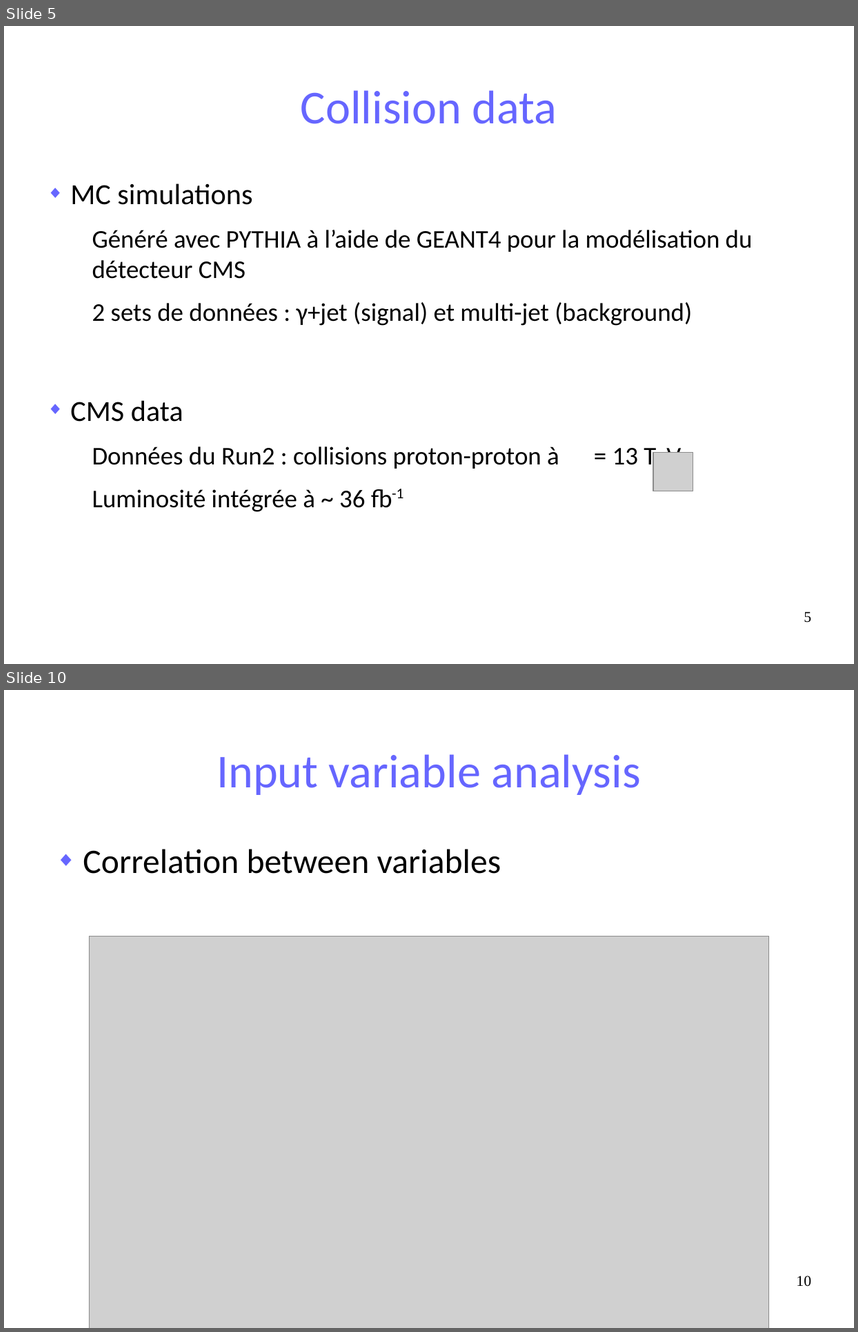
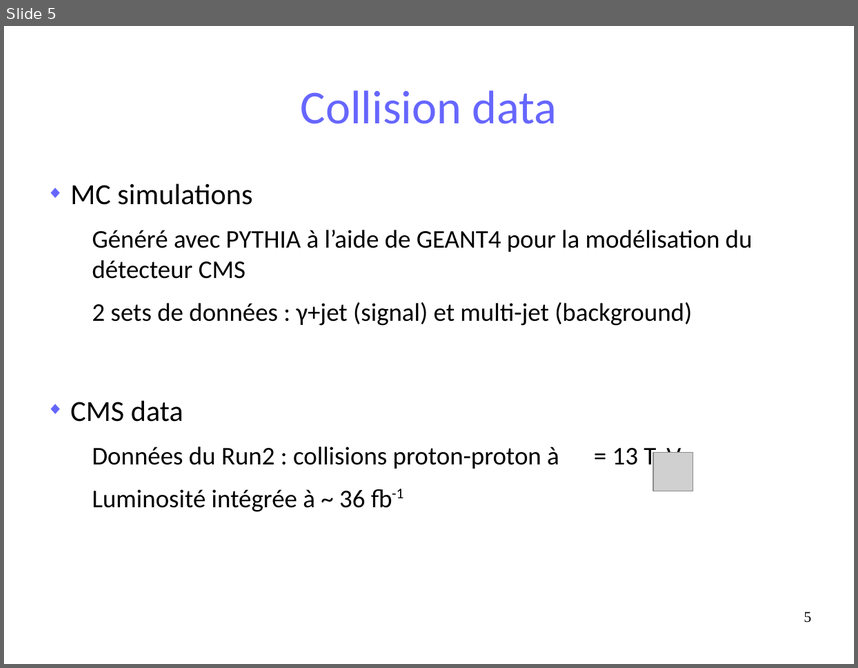
Before and after one commit to maxgiraud/m2_report, a slide deck: soutenance.odp. Shown one above the other, each under a label of ours: slides 5 and 10 before the commit, slide 5 after it; the slides between them are not shown. The pictures are 858x1332 and 858x668 pixels, drawn with LibreOffice and Linux fonts; fonts in the diff are those of the drawing; grey boxes stand for pictures. Boxes give left, top, right and bottom in pixels: in the first picture for what was removed or moved away, otherwise in the second. Text is boxed around its words. In the diff, an @@ line names an element or a change of style, - is before the commit and + after.

```diff
--- a/soutenance.odp
+++ b/soutenance.odp
@@ slide 10 removed at (4, 690, 854, 1328), background #FFFFFF @@
@@ title removed at (217, 754, 640, 795) @@
-Input variable analysis
@@ text removed at (83, 849, 501, 874) @@
-◆ Correlation between variables
@@ picture removed at (89, 936, 769, 1328) @@
@@ page number removed at (796, 1275, 811, 1286) @@
-10
```
Also in this commit, not shown: 11 slides changed, 4 slides added, 3 other slides removed.
